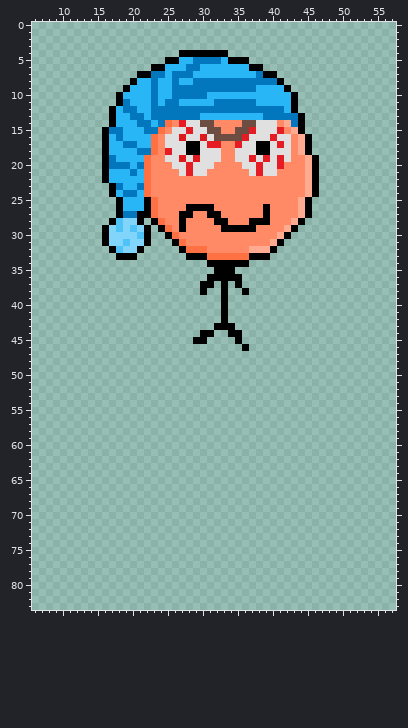
Two states of a pixel-art file, Entwurf/Woke.aseprite. That is the earlier state.
128x128 pixels, 1 frame. Shown: x 6..57, y 0..83. The old version is drawn lined up with the new one, on the new canvas.
Once edited:
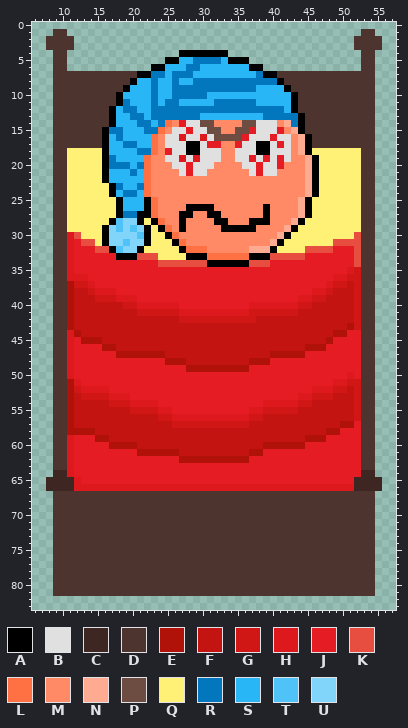
Palette (. is transparent): A #000000  B #e0e0e0  C #3e2723  D #4e342e  E #b0120a  F #c41411  G #d01716  H #dd191d  J #e51c23  K #e84e40  L #ff7043  M #ff8a65  N #ffab91  P #6d4c41  Q #fff176  R #0277bd  S #29b6f6  T #4fc3f7  U #81d4fa
What changed:
canvas 128x128 -> 64x96, the old top-left corner now at -30,-26 (the part of the old canvas that was cut away was empty and is not shown)
Changed rows in their new state; - is an unchanged pixel.
first column x 8:
 1 -DD------------------------------------------DD-
 2 DDDD----------------------------------------DDDD
 3 DDDD----------------------------------------DDDD
 4 -DD------------------------------------------DD-
 5 -DD------------------------------------------DD-
 6 -DD------------------------------------------DD-
 7 -DDDDDDDDDDDD--------------------DDDDDDDDDDDDDD-
 8 -DDDDDDDDDDD----------------------DDDDDDDDDDDDD-
 9 -DDDDDDDDDD------------------------DDDDDDDDDDDD-
10 -DDDDDDDDD--------------------------DDDDDDDDDDD-
11 -DDDDDDDDD--------------------------DDDDDDDDDDD-
12 -DDDDDDDD---------------------------DDDDDDDDDDD-
13 -DDDDDDDD----------------------------DDDDDDDDDD-
14 -DDDDDDDD----------------------------DDDDDDDDDD-
15 -DDDDDDD-----------------------------DDDDDDDDDD-
16 -DDDDDDD------------------------------DDDDDDDDD-
17 -DDDDDDD------------------------------DDDDDDDDD-
18 -DDQQQQQ------------------------------QQQQQQQDD-
19 -DDQQQQQ-------------------------------QQQQQQDD-
20 -DDQQQQQ-------------------------------QQQQQQDD-
21 -DDQQQQQ-------------------------------QQQQQQDD-
22 -DDQQQQQ-------------------------------QQQQQQDD-
23 -DDQQQQQQ------------------------------QQQQQQDD-
24 -DDQQQQQQ------------------------------QQQQQQDD-
25 -DDQQQQQQQ----------------------------QQQQQQQDD-
26 -DDQQQQQQQ----------------------------QQQQQQQDD-
27 -DDQQQQQQQ----------------------------QQQQQQQDD-
28 -DDQQQQQQ-----Q----------------------QQQQQQQQDD-
29 -DDQQQQQ-------Q--------------------QQQQQQQQQDD-
30 -DDHKQQQ-------QQ------------------QQQQQQQQQKDD-
31 -DDHJKKQ-------QQQ----------------QQQQQQQKKKKDD-
32 -DDHJJJKK-----QQQQQ--------------QQQQKKKKJJJKDD-
33 -DDHJJJJJJ---KKKQQQQ------------KKKKKJJJJJJJKDD-
34 -DDHJJJJJJJJJJJJKKKKKKK------KKKJJJJJJJJJJJJKDD-
35 -DDHJJJJJJJJJJJJJJJJJJJJJJJJJJJJJJJJJJJJJJJHGDD-
36 -DDHHHJJJJJJJJJJJJJJJJJJJJJJJJJJJJJJJJJJJHHGGDD-
37 -DDEGGHJJJJJJJJJJJJJJJJJJJJJJJJJJJJJJJJJHGGFGDD-
38 -DDEFFGHHHJJJJJJJJJJJJJJJJJJJJJJJJJJJJHHGFFFGDD-
39 -DDEFFFGGGHHHJJJJJJJJJJJJJJJJJJJJJJJHHGGFFFFGDD-
40 -DDEFFFFFFFGGHHHHHHJJJJJJJJJJHHHHHHHGGFFFFFFGDD-
41 -DDEFFFFFFFFFGGGGGGHHHHHHHHHHGGGGGGGFFFFFFFFGDD-
42 -DDEFFFFFFFFFFFFFFFGGGGGGGGGGGFFFFFFFFFFFFFFGDD-
43 -DDEFFFFFFFFFFFFFFFFFFFFFFFFFFFFFFFFFFFFFFFEGDD-
44 -DDHEFFFFFFFFFFFFFFFFFFFFFFFFFFFFFFFFFFFFEEJJDD-
45 -DDHJEEEFFFFFFFFFFFFFFFFFFFFFFFFFFFFFFFFEJJJJDD-
46 -DDHJJJJEEFFFFFFFFFFFFFFFFFFFFFFFFFFFEEEJJJJJDD-
47 -DDHJJJJJJEEEEEEEFFFFFFFFFFFFFFFEEEEEJJJJJJJJDD-
48 -DDHJJJJJJJJJJJJJEEEFFFFFFFFFEEEJJJJJJJJJJJJJDD-
49 -DDHJJJJJJJJJJJJJJJJEEEEEEEEEJJJJJJJJJJJJJJJJDD-
50 -DDHJJJJJJJJJJJJJJJJJJJJJJJJJJJJJJJJJJJJJJJHJDD-
51 -DDEHJJJJJJJJJJJJJJJJJJJJJJJJJJJJJJJJJJJJHHGGDD-
52 -DDEGHHHHJJJJJJJJJJJJJJJJJJJJJJJJJJJJJHHHGGFGDD-
53 -DDEFGGGGHHHJJJJJJJJJJJJJJJJJJJJJJJJHHGGGFFFGDD-
54 -DDEFFFFFGGGHHHHJJJJJJJJJJJJJJJHHHHHGGFFFFFFGDD-
55 -DDEFFFFFFFFGGGGHHJJJJJJJJJJJHHGGGGGFFFFFFFFGDD-
56 -DDEFFFFFFFFFFFFGGHHHHHHHHHHHGGFFFFFFFFFFFFFGDD-
57 -DDEFFFFFFFFFFFFFFGGGGGGGGGGGFFFFFFFFFFFFFEEJDD-
58 -DDEEEEFFFFFFFFFFFFFFFFFFFFFFFFFFFFFFFFFEEJJJDD-
59 -DDHJJJEEFFFFFFFFFFFFFFFFFFFFFFFFFFFFEEEJJJJJDD-
60 -DDHJJJJJEEEEFFFFFFFFFFFFFFFFFFEEEEEEJJJJJJJJDD-
61 -DDHJJJJJJJJJEEEEEEFFFFFFFFFFEEJJJJJJJJJJJJJJDD-
62 -DDHJJJJJJJJJJJJJJJEEEEEEEEEEJJJJJJJJJJJJJJJJDD-
63 -DDHJJJJJJJJJJJJJJJJJJJJJJJJJJJJJJJJJJJJJJJJJDD-
64 -CCHJJJJJJJJJJJJJJJJJJJJJJJJJJJJJJJJJJJJJJJJJCC-
65 CCCCHJJJJJJJJJJJJJJJJJJJJJJJJJJJJJJJJJJJJJJJCCCC
66 CCCCHHHHHHHHHHHHHHHHHHHHHHHHHHHHHHHHHHHHHHHHCCCC
67 -DDDDDDDDDDDDDDDDDDDDDDDDDDDDDDDDDDDDDDDDDDDDDD-
68 -DDDDDDDDDDDDDDDDDDDDDDDDDDDDDDDDDDDDDDDDDDDDDD-
69 -DDDDDDDDDDDDDDDDDDDDDDDDDDDDDDDDDDDDDDDDDDDDDD-
70 -DDDDDDDDDDDDDDDDDDDDDDDDDDDDDDDDDDDDDDDDDDDDDD-
71 -DDDDDDDDDDDDDDDDDDDDDDDDDDDDDDDDDDDDDDDDDDDDDD-
72 -DDDDDDDDDDDDDDDDDDDDDDDDDDDDDDDDDDDDDDDDDDDDDD-
73 -DDDDDDDDDDDDDDDDDDDDDDDDDDDDDDDDDDDDDDDDDDDDDD-
74 -DDDDDDDDDDDDDDDDDDDDDDDDDDDDDDDDDDDDDDDDDDDDDD-
75 -DDDDDDDDDDDDDDDDDDDDDDDDDDDDDDDDDDDDDDDDDDDDDD-
76 -DDDDDDDDDDDDDDDDDDDDDDDDDDDDDDDDDDDDDDDDDDDDDD-
77 -DDDDDDDDDDDDDDDDDDDDDDDDDDDDDDDDDDDDDDDDDDDDDD-
78 -DDDDDDDDDDDDDDDDDDDDDDDDDDDDDDDDDDDDDDDDDDDDDD-
79 -DDDDDDDDDDDDDDDDDDDDDDDDDDDDDDDDDDDDDDDDDDDDDD-
80 -DDDDDDDDDDDDDDDDDDDDDDDDDDDDDDDDDDDDDDDDDDDDDD-
81 -DDDDDDDDDDDDDDDDDDDDDDDDDDDDDDDDDDDDDDDDDDDDDD-
Where, in picture pixels (left, top, right, bottom), the same in both pictures:
changed: (46, 29, 382, 596)
